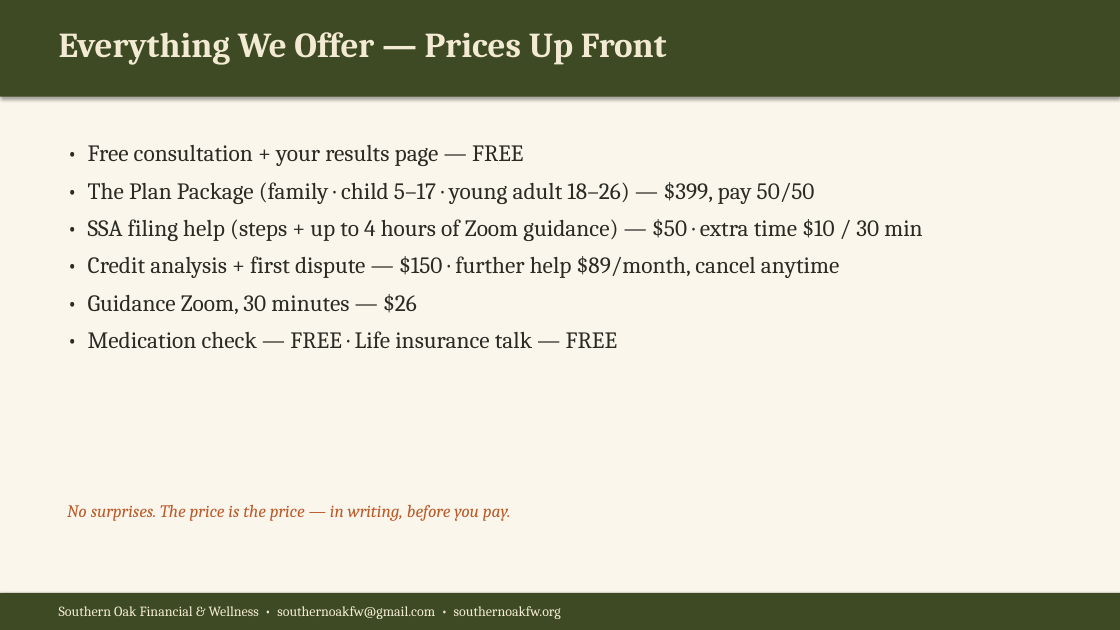
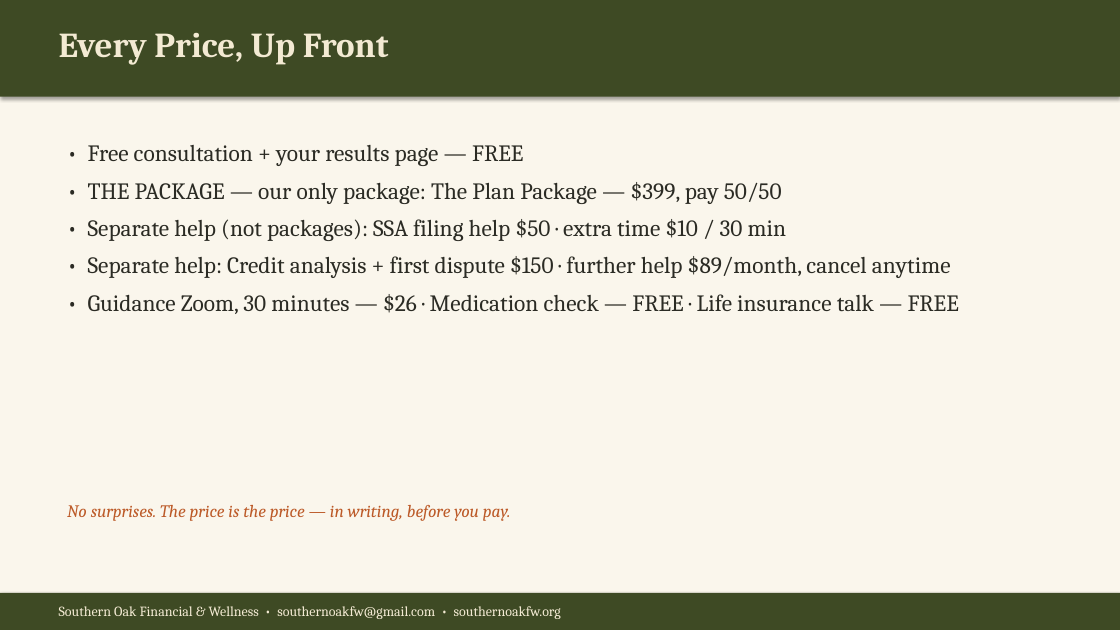
Before and after one commit to southernoakfw-ja/southernoakfw-ja.github.io, a slide deck: slide 14 of assets/Southern-Oak-What-We-Do.pptx (slide 11 before the commit). Drawn at 1120x630 pixels with LibreOffice and Linux fonts; fonts in the diff are those of the drawing. Boxes give left, top, right and bottom in pixels: in the first picture for what was removed or moved away, otherwise in the second. Text is boxed around its words. In the diff, an @@ line names an element or a change of style, - is before the commit and + after.

Commit message:
What We Do deck — 15-minute version, one $399 package

```diff
--- a/assets/Southern-Oak-What-We-Do.pptx
+++ b/assets/Southern-Oak-What-We-Do.pptx
@@ text at [59,33,389,65]: text changed @@
-Everything We Offer — Prices Up Front
+Every Price, Up Front
@@ text at [88,182,959,314]: text changed @@
-• The Plan Package (family · child 5–17 · young adult 18–26) — $399, pay 50/50
-• SSA filing help (steps + up to 4 hours of Zoom guidance) — $50 · extra time $10 / 30 min
-• Credit analysis + first dispute — $150 · further help $89/month, cancel anytime
-• Guidance Zoom, 30 minutes — $26
-• Medication check — FREE · Life insurance talk — FREE
+• THE PACKAGE — our only package: The Plan Package — $399, pay 50/50
+• Separate help (not packages): SSA filing help $50 · extra time $10 / 30 min
+• Separate help: Credit analysis + first dispute $150 · further help $89/month, cancel anytime
+• Guidance Zoom, 30 minutes — $26 · Medication check — FREE · Life insurance talk — FREE
```
Also in this commit, not shown: 3 other slides changed, 4 slides added.
